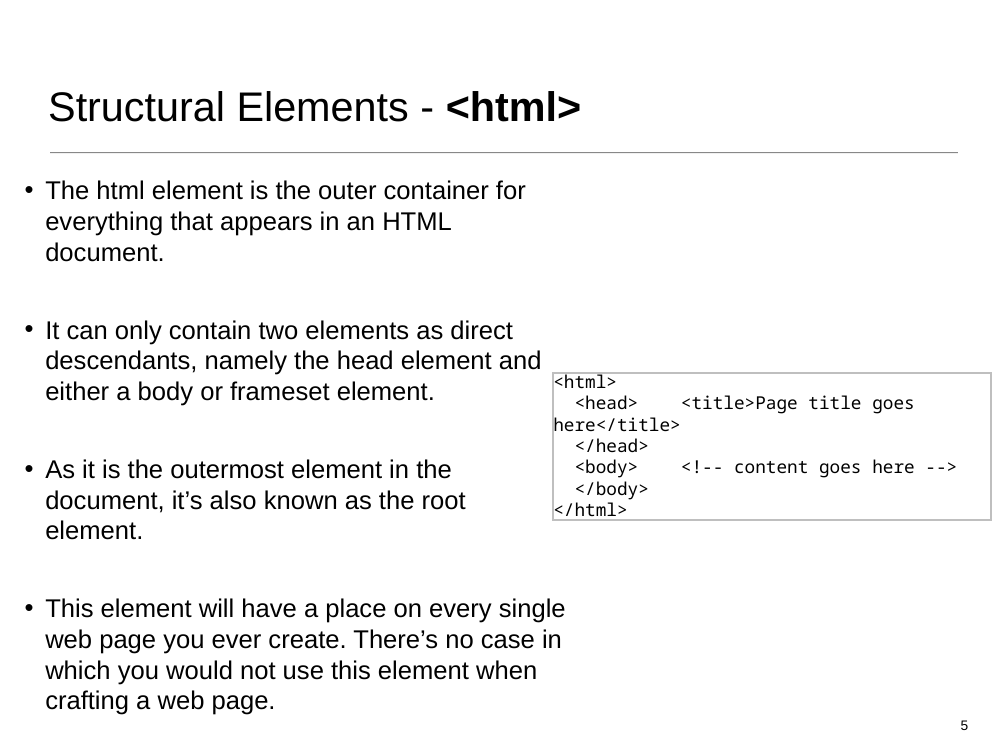
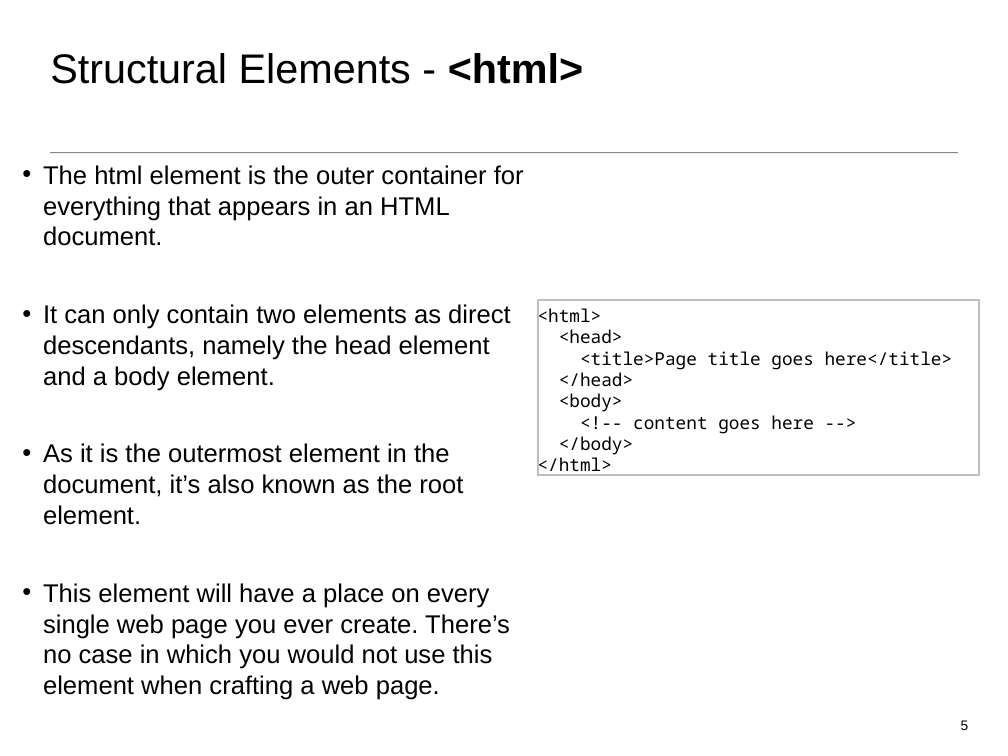
Before and after one commit to wit-web-dev-2015/web-dev-1, a slide deck: slide 5 of topic02/talk-1/a-html-elements.ppt. Drawn at 1008x756 pixels with LibreOffice and Linux fonts; fonts in the diff are those of the drawing. Boxes give left, top, right and bottom in pixels: in the first picture for what was removed or moved away, otherwise in the second. Text is boxed around its words. In the diff, an @@ line names an element or a change of style, - is before the commit and + after.

```diff
--- a/topic02/talk-1/a-html-elements.ppt
+++ b/topic02/talk-1/a-html-elements.ppt
@@ title "Structural Elements - <html>": place and size @@
-title "Structural Elements - <html>" at bbox=[48, 91, 581, 122]
+title "Structural Elements - <html>" at bbox=[50, 53, 583, 84]
@@ text "The html element is the ...": place and size @@
-text "The html element is the ..." at bbox=[45, 180, 566, 715]
+text "The html element is the ..." at bbox=[43, 165, 524, 700]
@@ text at bbox=[43, 304, 511, 391]: text changed @@
-• It can only contain two elements as direct descendants, namely the head element and either a body or frameset element.
+• It can only contain two elements as direct descendants, namely the head element and a body element.
@@ rectangle "<html>": place and size @@
-rectangle "<html>" at bbox=[554, 373, 992, 520]
+rectangle "<html>" at bbox=[537, 300, 978, 475]
@@ text in rectangle at bbox=[559, 329, 953, 370]: text changed @@
-<head> <title>Page title goes here</title>
+<head>
+<title>Page title goes here</title>
@@ text in rectangle at bbox=[559, 393, 814, 434]: text changed @@
-<body> <!-- content goes here -->
+<body>
+<!-- content goes here -->
```
Also in this commit, not shown: 3 other slides changed, 12 other files.
